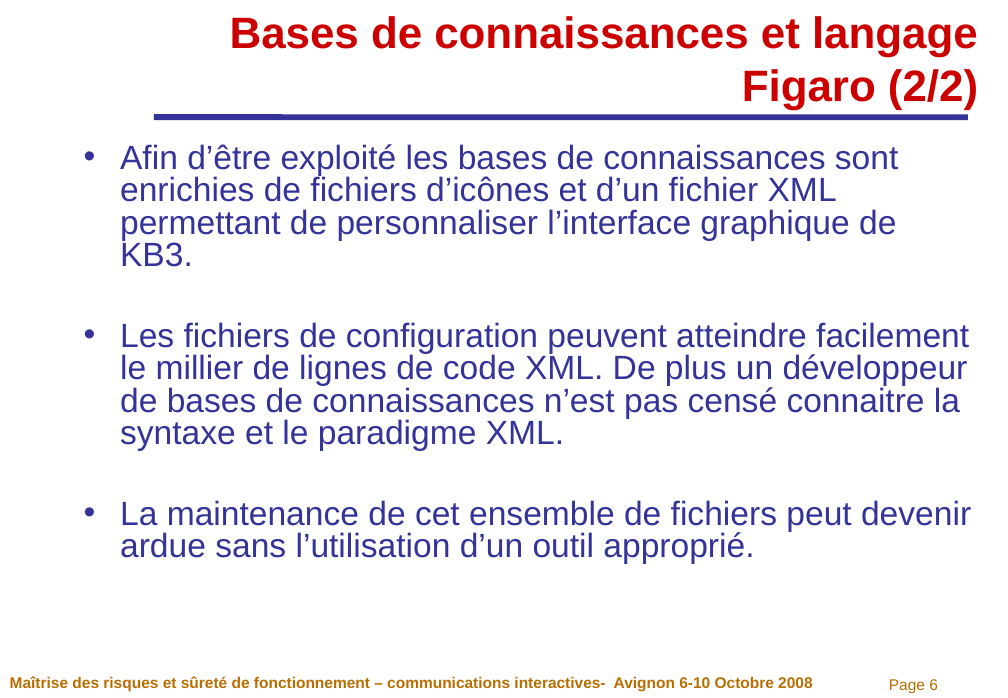
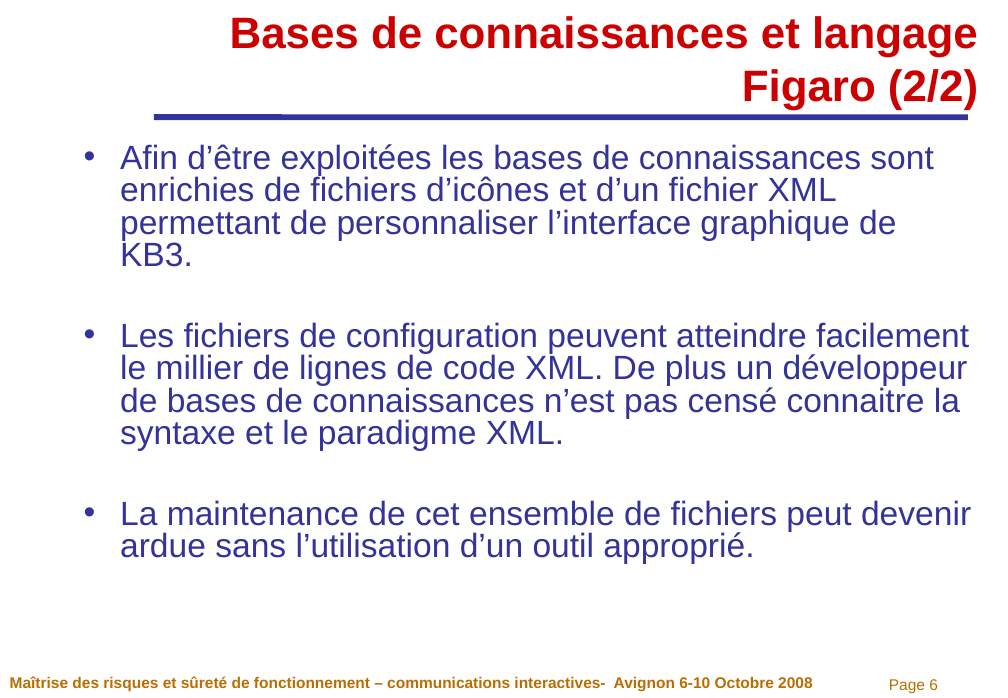
Before and after one commit to EDF-Lab/VisualFigaro, a slide deck: slide 6 of Package/6_Docs_livrables/081007 Visual Figaro lm16.ppt. Drawn at 1008x698 pixels with LibreOffice and Linux fonts; fonts in the diff are those of the drawing; background and template pictures are left out. Boxes give left, top, right and bottom in pixels: in the first picture for what was removed or moved away, otherwise in the second. Text is boxed around its words. In the diff, an @@ line names an element or a change of style, - is before the commit and + after.

```diff
--- a/Package/6_Docs_livrables/081007 Visual Figaro lm16.ppt
+++ b/Package/6_Docs_livrables/081007 Visual Figaro lm16.ppt
@@ text at (120,144,933,267): text changed @@
-• Afin d’être exploité les bases de connaissances sont enrichies de fichiers d’icônes et d’un fichier XML permettant de personnaliser l’interface graphique de KB3.
+• Afin d’être exploitées les bases de connaissances sont enrichies de fichiers d’icônes et d’un fichier XML permettant de personnaliser l’interface graphique de KB3.
```
Also in this commit, not shown: 7 other slides changed, 2 other files.
